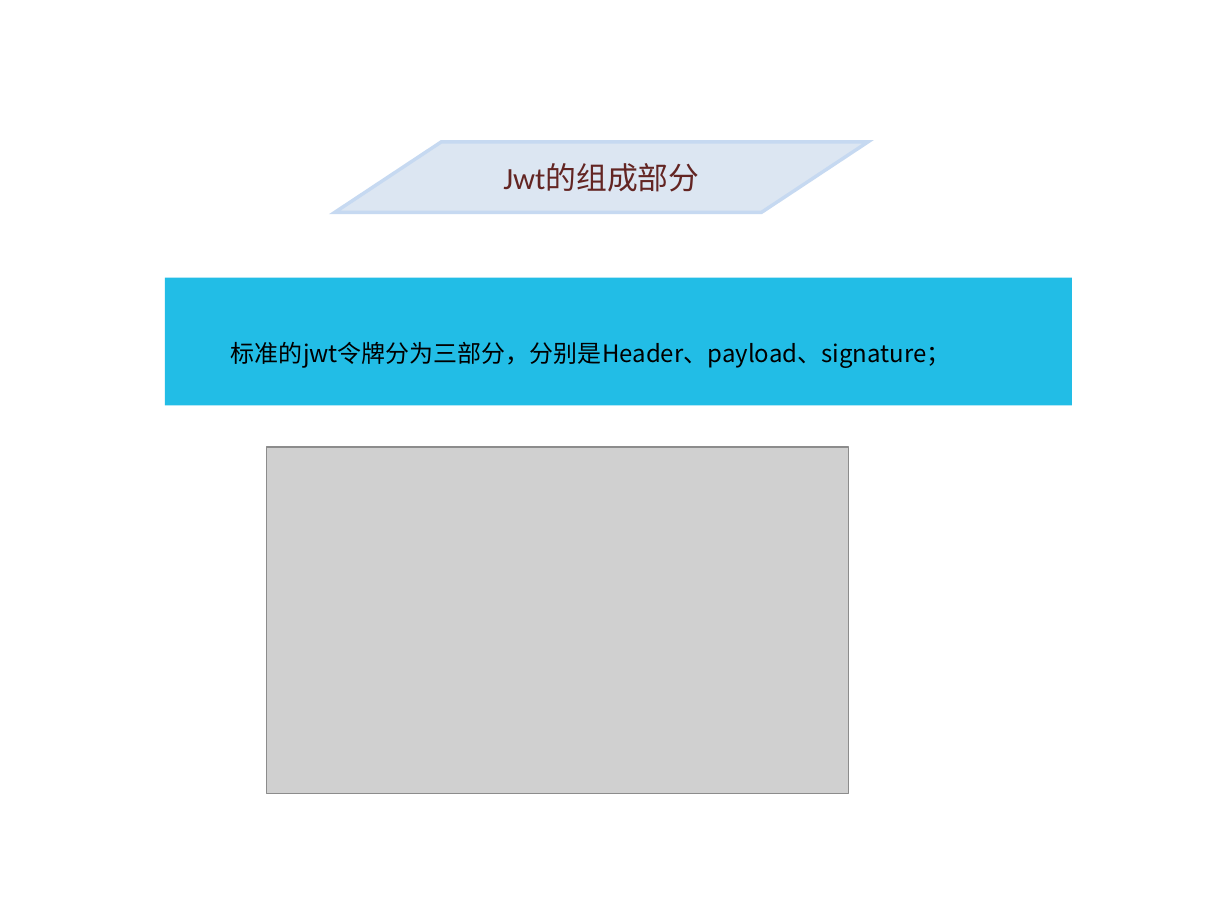
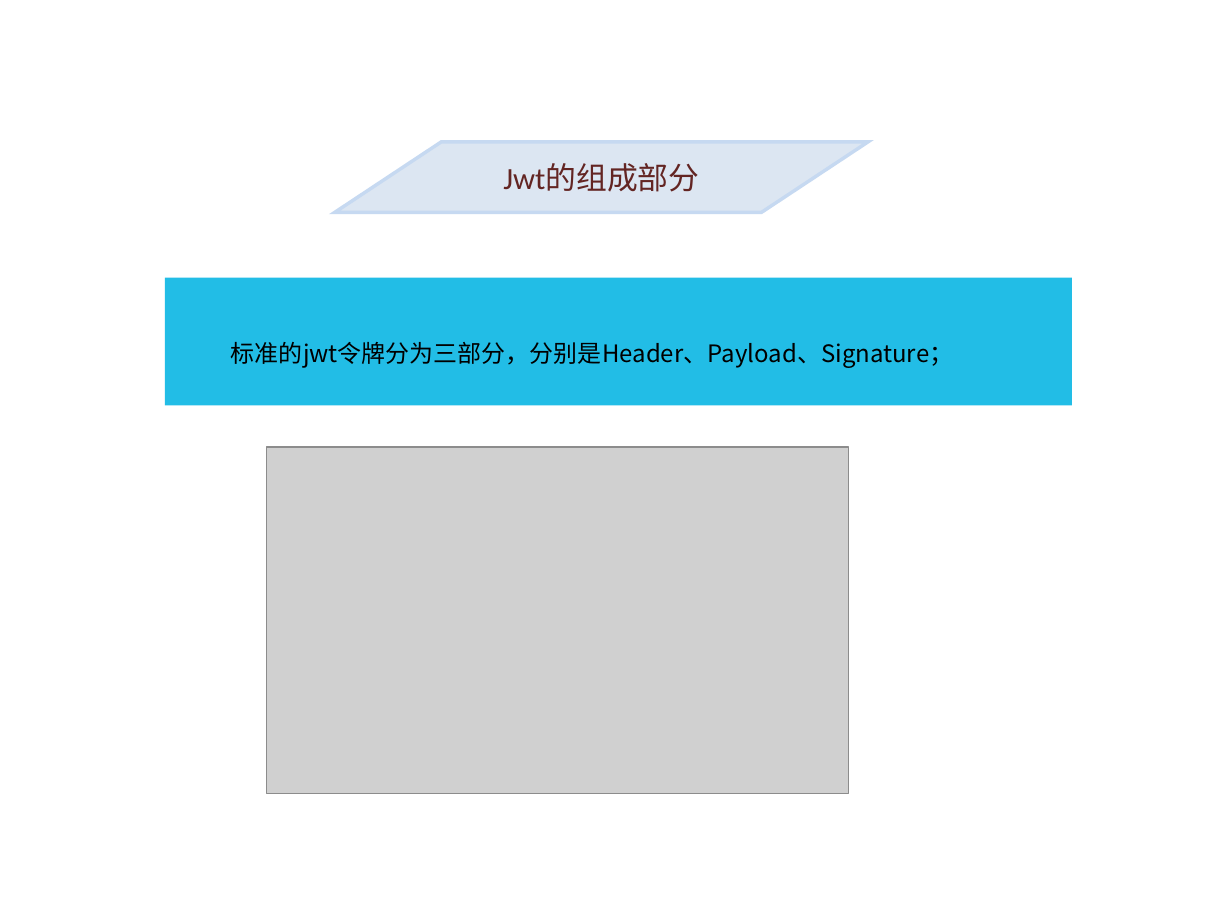
Before and after one commit to shenshanshi/sso, a slide deck: slide 11 of sso.ppt. Drawn at 1232x924 pixels with LibreOffice and Linux fonts; fonts in the diff are those of the drawing; grey boxes stand for pictures. Boxes give left, top, right and bottom in pixels: in the first picture for what was removed or moved away, otherwise in the second. Text is boxed around its words. In the diff, an @@ line names an element or a change of style, - is before the commit and + after.

```diff
--- a/sso.ppt
+++ b/sso.ppt
@@ text at (231, 342, 954, 368): text changed @@
-标准的jwt令牌分为三部分，分别是Header、payload、signature；
+标准的jwt令牌分为三部分，分别是Header、Payload、Signature；
```
Also in this commit, not shown: 3 other slides changed.
